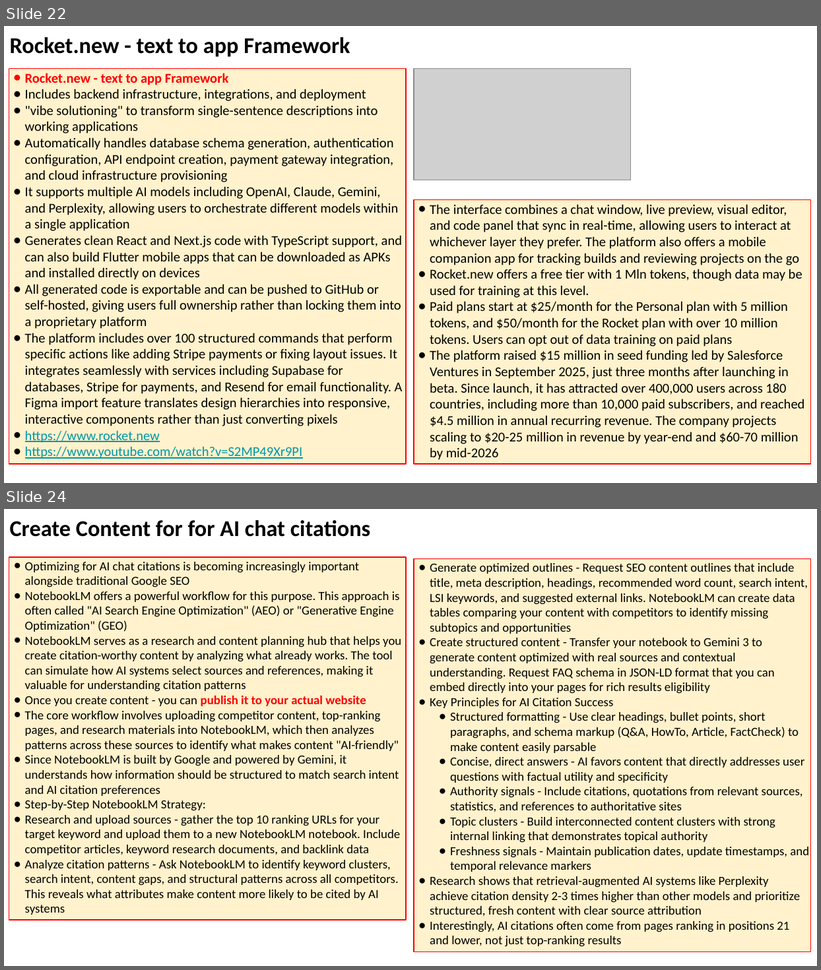
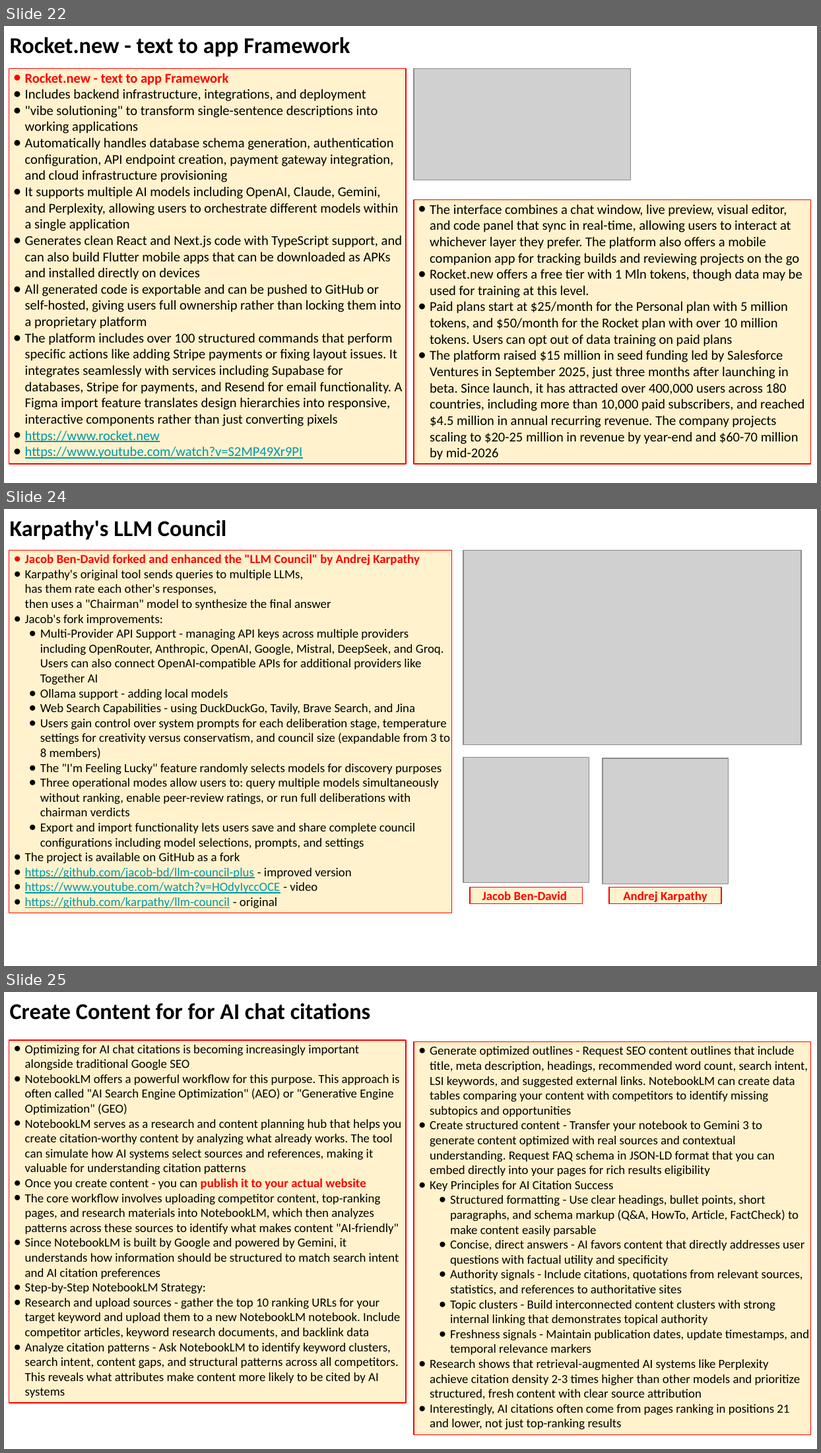
Before and after one commit to lselector/seminar, a slide deck: 2026/2026-01-09-AI-Updates.pptx. Shown one above the other, each under a label of ours: slides 22 and 24 before the commit, slides 22, 24 and 25 after it; the slides between them are not shown. The pictures are 821x970 and 821x1453 pixels, drawn with LibreOffice and Linux fonts; fonts in the diff are those of the drawing; grey boxes stand for pictures. Boxes give left, top, right and bottom in pixels: in the first picture for what was removed or moved away, otherwise in the second. Text is boxed around its words. In the diff, an @@ line names an element or a change of style, - is before the commit and + after.

```diff
--- a/2026/2026-01-09-AI-Updates.pptx
+++ b/2026/2026-01-09-AI-Updates.pptx
@@ slide 24 added at bbox=[4, 509, 817, 966], background #FFFFFF @@
@@ text added at bbox=[10, 520, 226, 540], 20 pt, text #000000, bold @@
+Karpathy's LLM Council
@@ rectangle added at bbox=[9, 551, 452, 913], fill #FFF2CC, outline #FF0000 0.75 pt, 11 pt, text #000000 @@
+● Jacob Ben-David forked and enhanced the "LLM Council" by Andrej Karpathy
+● Karpathy's original tool sends queries to multiple LLMs,
+  has them rate each other's responses,
+  then uses a "Chairman" model to synthesize the final answer
+● Jacob's fork improvements:
+● Multi-Provider API Support - managing API keys across multiple providers including OpenRouter, Anthropic, OpenAI, Google, Mistral, DeepSeek, and Groq. Users can also connect OpenAI-compatible APIs for additional providers like Together AI
+● Ollama support - adding local models
+● Web Search Capabilities - using DuckDuckGo, Tavily, Brave Search, and Jina
+● Users gain control over system prompts for each deliberation stage, temperature settings for creativity versus conservatism, and council size (expandable from 3 to 8 members)
+● The "I'm Feeling Lucky" feature randomly selects models for discovery purposes
+● Three operational modes allow users to: query multiple models simultaneously without ranking, enable peer-review ratings, or run full deliberations with chairman verdicts
+● Export and import functionality lets users save and share complete council configurations including model selections, prompts, and settings
+● The project is available on GitHub as a fork
+● https://github.com/jacob-bd/llm-council-plus - improved version
+● https://www.youtube.com/watch?v=HOdyIyccOCE - video
+● https://github.com/karpathy/llm-council - original
@@ picture added at bbox=[463, 551, 802, 745] @@
@@ picture added at bbox=[463, 757, 589, 883] @@
@@ picture added at bbox=[603, 758, 729, 885] @@
@@ rectangle added at bbox=[470, 887, 582, 904], fill #FFF2CC, outline #FF0000 0.75 pt, 11 pt, text #FF0000, bold @@
+Jacob Ben-David
@@ rectangle added at bbox=[609, 887, 721, 904], fill #FFF2CC, outline #FF0000 0.75 pt, 11 pt, text #FF0000, bold @@
+Andrej Karpathy
@@ what was slide 24 is now slide 25 @@
```
Also in this commit, not shown: 8 slides changed, 1 other slide added.
